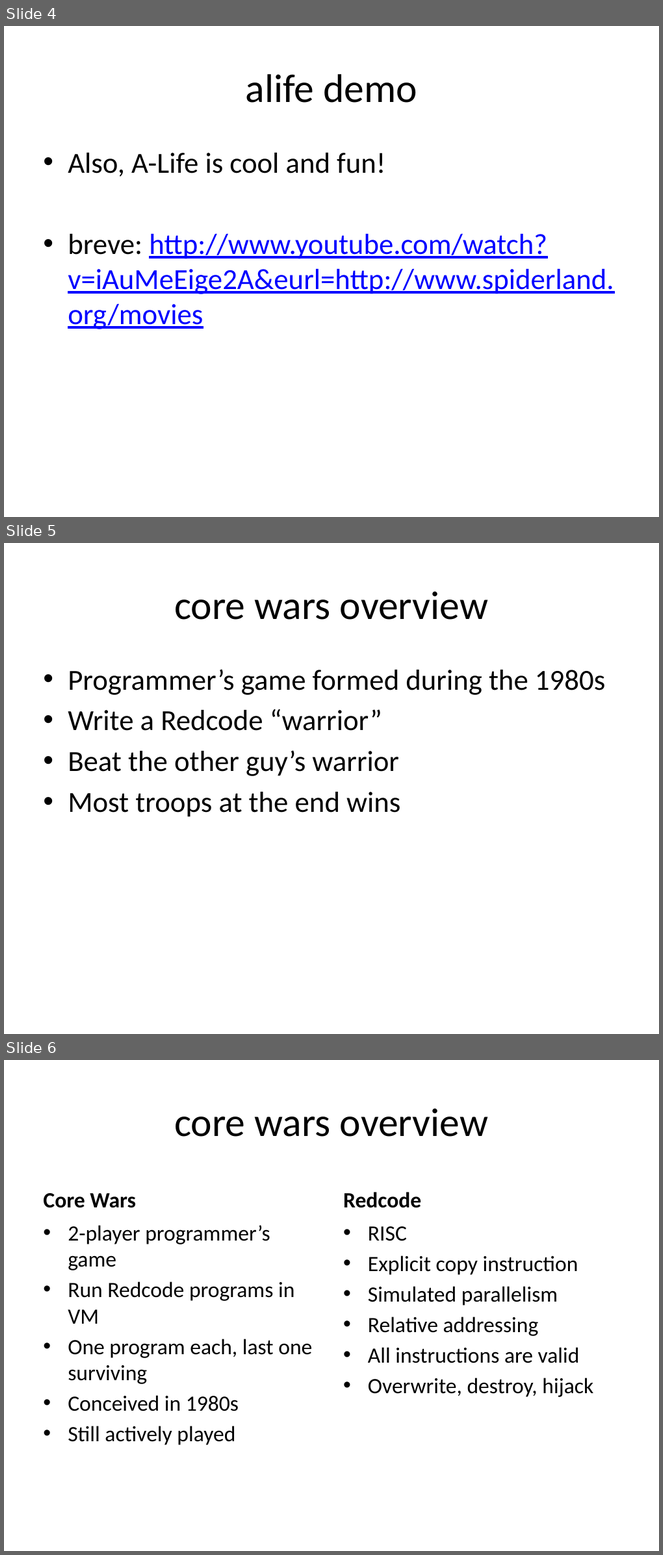
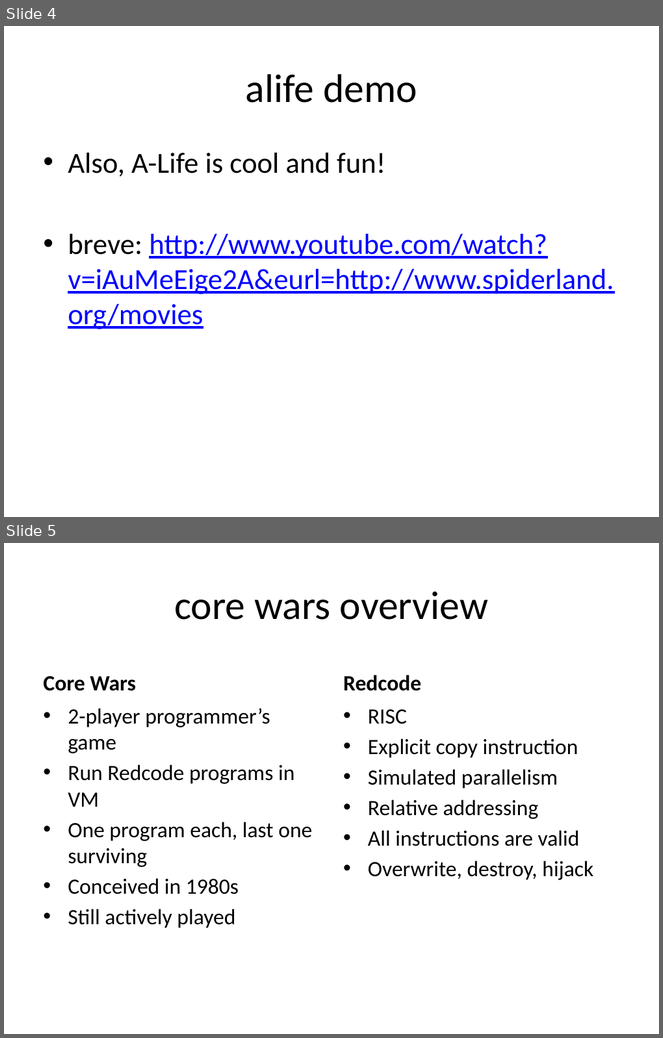
Before and after one commit to mallyvai/4holland, a slide deck: tierra.pptx. Shown one above the other, each under a label of ours: slides 4, 5 and 6 before the commit, slides 4 and 5 after it. The pictures are 663x1555 and 663x1038 pixels, drawn with LibreOffice and Linux fonts; fonts in the diff are those of the drawing. Boxes give left, top, right and bottom in pixels: in the first picture for what was removed or moved away, otherwise in the second. Text is boxed around its words. In the diff, an @@ line names an element or a change of style, - is before the commit and + after.

```diff
--- a/tierra.pptx
+++ b/tierra.pptx
@@ slide 5 removed at (4, 543, 659, 1034), background #FFFFFF @@
@@ title removed at (174, 591, 488, 620) @@
-core wars overview
@@ text removed at (68, 669, 605, 817) @@
-• Programmer’s game formed during the 1980s
-• Write a Redcode “warrior”
-• Beat the other guy’s warrior
-• Most troops at the end wins
@@ what was slide 6 is now slide 5 @@
```
Also in this commit, not shown: 2 slides changed.
